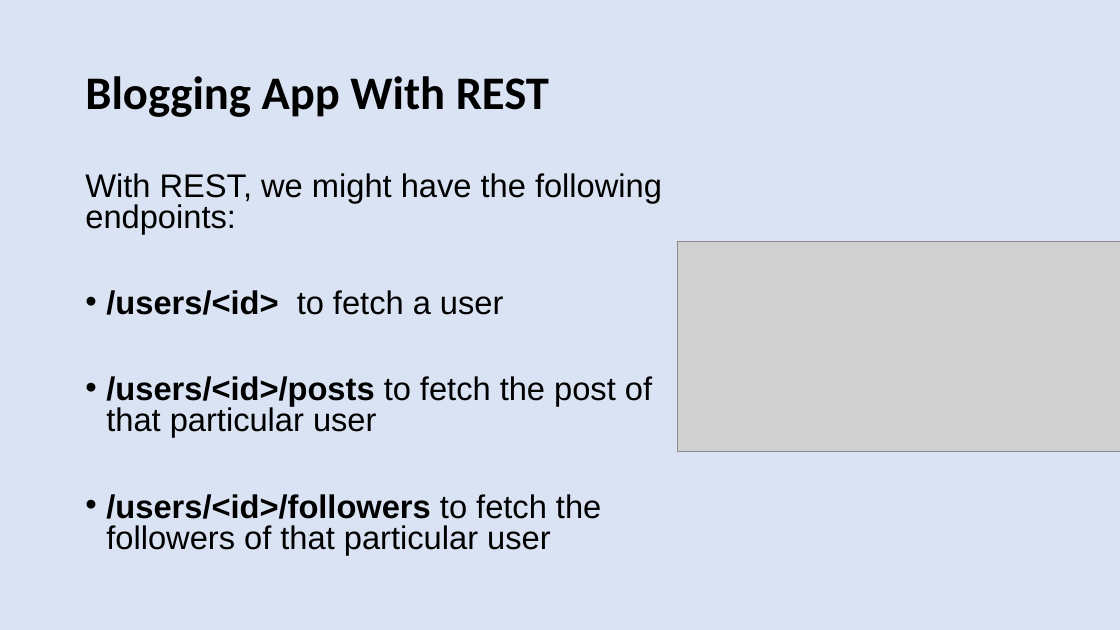
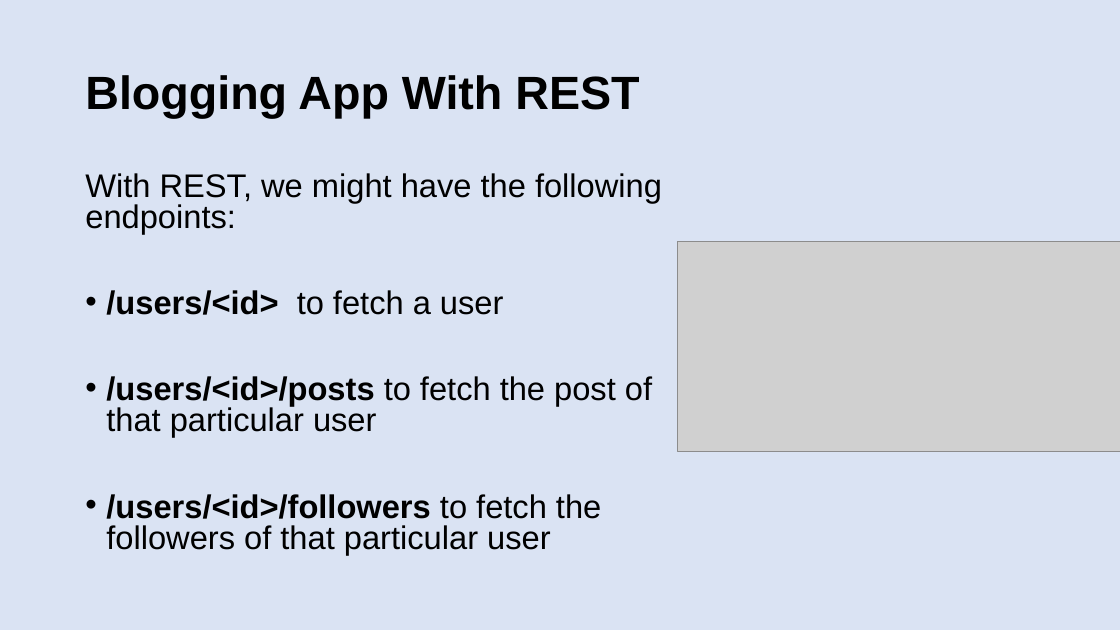
Before and after one commit to patelg123/graphql-presentation, a slide deck: slide 18 of current.pptx. Drawn at 1120x630 pixels with LibreOffice and Linux fonts; fonts in the diff are those of the drawing; grey boxes stand for pictures. Boxes give left, top, right and bottom in pixels: in the first picture for what was removed or moved away, otherwise in the second. Text is boxed around its words. In the diff, an @@ line names an element or a change of style, - is before the commit and + after.

```diff
--- a/current.pptx
+++ b/current.pptx
@@ title "Blogging App With REST" at box(85, 75, 639, 118): font Calibri to Arial @@
```
Also in this commit, not shown: 15 other slides changed, 1 slide added, 1 slide removed.
